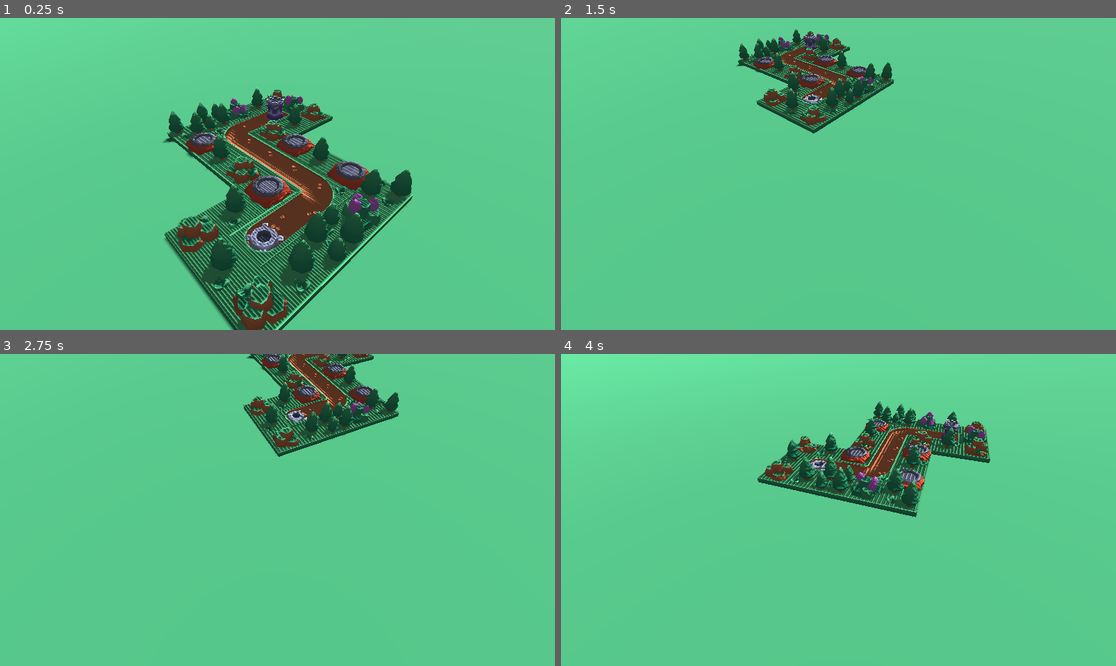
Above: before the commit, frames 1-4 (two rows, left to right).
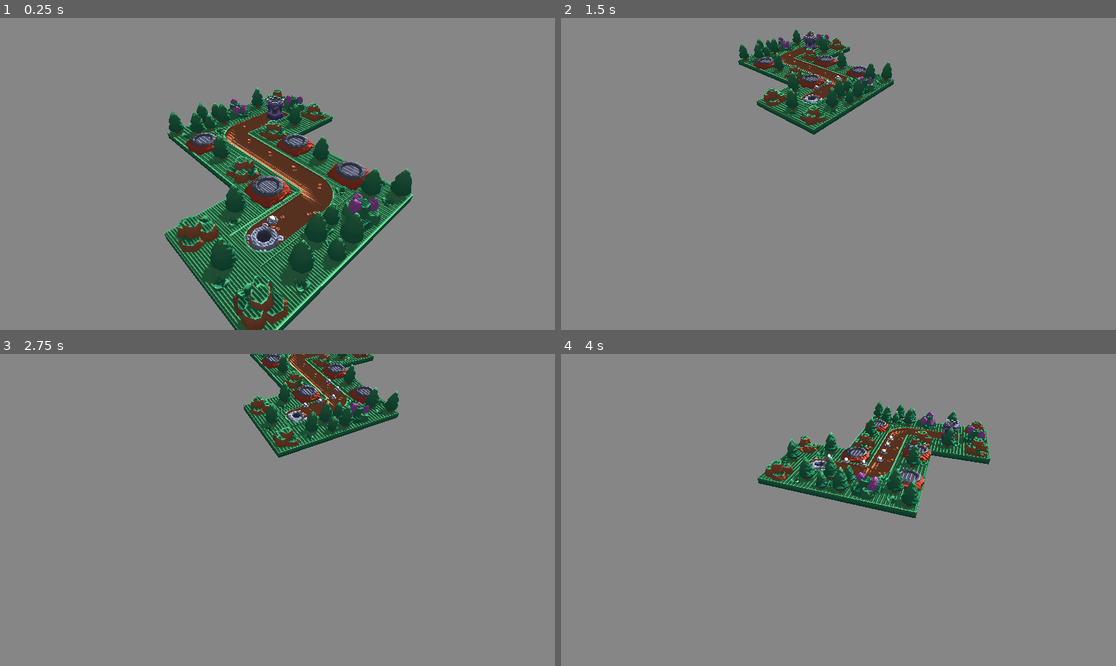
Above: after the commit, the same moments.

Repository: MarkStruik/Tiny-Stronghold
Game: Godot game, scene res://Level/Main.tscn
Two runs of this game, one before a commit and one after it. Both use one fixed random seed, a clock stepped at 60 frames per second and the inputs below.
Inputs (mouse positions are in pixels of both pictures, inside the frame that each line leads up to):
- Up to frame 1 (0.25 s): no input
- Up to frame 2 (1.5 s): move the mouse to (960, 158) at 0.52 s; hold S (cam_back) 0.53-1.25 s; click (960, 158) at 0.67 s; drag from (727, 189) to (810, 236) at 1.27 s
- Up to frame 3 (2.75 s): move the mouse to (333, 441) at 2.02 s; hold E (cam_cw) from 2.03 s (still down); click (333, 441) at 2.17 s
- Up to frame 4 (4 s): release E (cam_cw) at 2.75 s; drag from (810, 572) to (672, 463) at 2.77 s; move the mouse to (1005, 556) at 3.52 s; hold D (cam_left) from 3.53 s (still down); click (1005, 556) at 3.67 s

The runs differ from the first frame. In frame 1, 80% of the frame differs, in the area x 0-100%, y 0-100%; in frame 2, 95%; in frame 3, 94%; in frame 4, 92%.

Commit message:
day 1 done
we created the level, added a simple moving enemy, added the spawner logic, and basic Game logic

Diff:
--- a/Level/Main.tscn
+++ b/Level/Main.tscn
@@ -1,8 +1,9 @@
-[gd_scene load_steps=7 format=3 uid="uid://bug56bo1gaxcm"]
+[gd_scene load_steps=10 format=3 uid="uid://bug56bo1gaxcm"]
 
 [ext_resource type="Script" uid="uid://dc0atc0amvkf5" path="res://scripts/main.gd" id="1_v4ypu"]
 [ext_resource type="PackedScene" uid="uid://b3w1i65bayb68" path="res://scenes/levels/Level1.tscn" id="2_ij12d"]
 [ext_resource type="Script" uid="uid://cf0riixnrb0g0" path="res://scripts/camera_rig.gd" id="3_xq4ua"]
+[ext_resource type="Script" uid="uid://dyxlrv8j2dldd" path="res://scripts/spawner.gd" id="4_v4ypu"]
 
 [sub_resource type="Environment" id="Environment_ij12d"]
 background_energy_multiplier = 1.75
@@ -14,6 +15,15 @@
 [sub_resource type="PlaneMesh" id="PlaneMesh_v4ypu"]
 material = SubResource("StandardMaterial3D_xq4ua")
 size = Vector2(500, 500)
+
+[sub_resource type="Curve3D" id="Curve3D_xq4ua"]
+_data = {
+"points": PackedVector3Array(0, 0, 0, 0, 0, 0, 0, 0.5, 0, 0, 0, 0, 0, 0, 0, -0.23, 0.5, 5.936, 0, 0, 0, 0, 0, 0, 1.538, 0.5, 8.011, 0, 0, 0, 0, 0, 0, 14.297, 0.5, 7.781, 0, 0, 0, 0, 0, 0, 15.988, 0.5, 9.472, 0, 0, 0, 0, 0, 0, 16.064, 0.5, 15.928),
+"tilts": PackedFloat32Array(0, 0, 0, 0, 0, 0)
+}
+point_count = 6
+
+[sub_resource type="SphereShape3D" id="SphereShape3D_v4ypu"]
 
 [node name="Main" type="Node3D"]
 script = ExtResource("1_v4ypu")
@@ -46,4 +56,39 @@
 
 [node name="MeshInstance3D" type="MeshInstance3D" parent="."]
 transform = Transform3D(1, 0, 0, 0, 1, 0, 0, 0, 1, 0, 0.0975866, 0)
+visible = false
 mesh = SubResource("PlaneMesh_v4ypu")
+
+[node name="EnemyPath" type="Path3D" parent="."]
+transform = Transform3D(1, 0, 0, 0, 1, 0, 0, 0, 1, 0.275455, 0.987965, -4.01009)
+curve = SubResource("Curve3D_xq4ua")
+
+[node name="PathFollowTemplate" type="PathFollow3D" parent="EnemyPath" groups=["PathTemplate"]]
+transform = Transform3D(-0.999919, 0, -0.0117709, 0, 0.999985, 0, 0.0117709, 0, -0.999919, 16.064, 0.5, 15.928)
+visible = false
+progress = 30.2755
+
+[node name="Spawn" type="Marker3D" parent="."]
+transform = Transform3D(1, 0, 0, 0, 1, 0, 0, 0, 1, -0.293172, 0, -5.08253)
+
+[node name="Base" type="Marker3D" parent="."]
+transform = Transform3D(1, 0, 0, 0, 1, 0, 0, 0, 1, 16.0465, 0, 11.9643)
+
+[node name="Area3D" type="Area3D" parent="Base"]
+
+[node name="CollisionShape3D" type="CollisionShape3D" parent="Base/Area3D"]
+transform = Transform3D(3, 0, 0, 0, 3, 0, 0, 0, 3, 0, 1.40032, 0)
+shape = SubResource("SphereShape3D_v4ypu")
+
+[node name="Spawner" type="Node" parent="." groups=["Spawner"]]
+script = ExtResource("4_v4ypu")
+
+[node name="CanvasLayer" type="CanvasLayer" parent="Spawner"]
+visible = false
+
+[node name="Button" type="Button" parent="Spawner/CanvasLayer"]
+offset_right = 165.0
+offset_bottom = 55.0
+text = "Start Demo"
+
+[connection signal="pressed" from="Spawner/CanvasLayer/Button" to="Spawner" method="start_demo_wave"]
--- /dev/null
+++ b/Level/spawner.gd
@@ -0,0 +1 @@
+extends Node
--- a/project.godot
+++ b/project.godot
@@ -14,6 +14,10 @@
 run/main_scene="uid://bug56bo1gaxcm"
 config/features=PackedStringArray("4.4", "GL Compatibility")
 config/icon="res://icon.svg"
+
+[autoload]
+
+Game="*res://scripts/Game.gd"
 
 [input]
 
--- /dev/null
+++ b/scenes/enemies/Enemy.tscn
@@ -0,0 +1,16 @@
+[gd_scene load_steps=4 format=3 uid="uid://dbs3jdb3q6qag"]
+
+[ext_resource type="PackedScene" uid="uid://bg7vow6h87ldr" path="res://assets/kenney/enemy-ufo-a.glb" id="1_hpe7p"]
+[ext_resource type="Script" uid="uid://dfe868777dwio" path="res://scripts/enemy.gd" id="1_k7o7a"]
+
+[sub_resource type="SphereShape3D" id="SphereShape3D_k7o7a"]
+
+[node name="Enemy" type="CharacterBody3D"]
+script = ExtResource("1_k7o7a")
+
+[node name="enemy-ufo-a2" parent="." instance=ExtResource("1_hpe7p")]
+transform = Transform3D(1, 0, 0, 0, 1, 0, 0, 0, 1, 0, 0.31638, 0)
+
+[node name="CollisionShape3D" type="CollisionShape3D" parent="." groups=["Enemy"]]
+transform = Transform3D(1, 0, 0, 0, 1, 0, 0, 0, 1, 0, 0.501599, 0)
+shape = SubResource("SphereShape3D_k7o7a")
--- /dev/null
+++ b/scripts/Game.gd
@@ -0,0 +1,24 @@
+extends Node
+
+var lives := 10
+var money := 0
+
+func add_money(v:int):
+	money += v
+	_update_ui()
+
+func spend_money(v:int) -> bool:
+	if money >= v:
+		money -= v
+		_update_ui()
+		return true
+	return false
+
+func base_hit(dmg:int):
+	lives -= dmg
+	_update_ui()
+	if lives <= 0:
+		print("Game Over")
+
+func _update_ui():
+	print("Lives:", lives, " Money:", money)
--- /dev/null
+++ b/scripts/enemy.gd
@@ -0,0 +1,36 @@
+extends CharacterBody3D
+
+@export var max_hp := 10
+@export var speed := 4.0
+@export var reward := 5
+@export var damage_to_base := 1
+
+var hp := 0
+var path_follow: PathFollow3D
+var slow_factor := 1.0
+
+func _ready():
+	hp = max_hp
+	var template: PathFollow3D = get_tree().get_first_node_in_group("PathTemplate")
+	path_follow = template.duplicate()
+	template.get_parent().add_child(path_follow)
+
+func _physics_process(delta):
+	path_follow.progress += speed * slow_factor * delta
+	global_transform.origin = path_follow.global_transform.origin
+
+	if path_follow.progress_ratio >= 0.95:
+		Game.base_hit(damage_to_base)
+		queue_free()
+
+func take_damage(amount: float):
+	hp -= amount
+
+	if hp <= 0:
+		Game.add_money(reward)
+		queue_free()
+
+func apply_slow(multiplier: float, duration: float):
+	slow_factor = clamp(multiplier, 0.2, 1.0)
+	await get_tree().create_timer(duration).timeout
+	slow_factor = 1.0
--- a/scripts/main.gd
+++ b/scripts/main.gd
@@ -2,6 +2,9 @@
 extends Node
 
 func _ready() -> void:
+	#ONLY FOR DEMO
+	$Spawner.start_demo_wave()
+
 	# Only run when using the Compatibility renderer or Web
 	if not (OS.has_feature("web") or RenderingServer.get_video_adapter_name().to_lower().find("compat") != -1):
 		return
@@ -30,6 +33,7 @@
 	# Or: walk scene and match by name
 	_walk_and_tune(get_tree().get_root(), names)
 
+
 func _walk_and_tune(n: Node, names: Array[String]) -> void:
 	for c in n.get_children():
 		_walk_and_tune(c, names)
--- /dev/null
+++ b/scripts/spawner.gd
@@ -0,0 +1,22 @@
+extends Node
+
+@export var enemy_scene := preload("res://scenes/enemies/Enemy.tscn")
+var spawning := false
+
+func start_demo_wave():
+	if spawning:
+		return
+
+	spawning = true
+
+	for i in 10:
+		_spawn_enemy()
+		await get_tree().create_timer(0.6).timeout
+
+	spawning = false
+
+func _spawn_enemy():
+	var e = enemy_scene.instantiate()
+	e.global_transform.origin = $"../Spawn".global_transform.origin
+	e.add_to_group("Enemy")
+	get_tree().current_scene.add_child(e)
Not shown, added: Level/spawner.gd.uid
Not shown, added: scripts/Game.gd.uid
Not shown, added: scripts/enemy.gd.uid
Not shown, added: scripts/spawner.gd.uid
